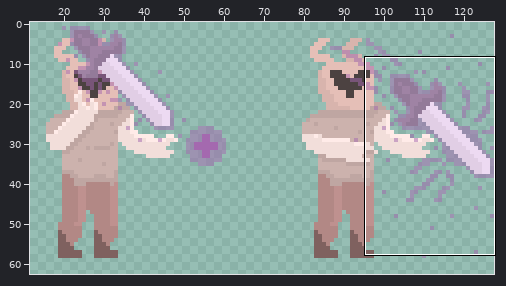
Two versions of one sprite sheet, Deckbuilder/Assets/Resources/Textures/UnitKnightAttack.png. Above, an overview of the earlier version with the close-up marked.
Close-up. The starting point:
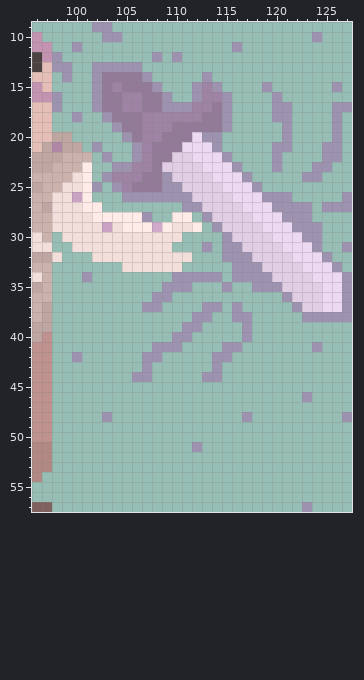
The file is 128x64 pixels. Colours within 5 levels of each other are drawn and written as one. Shown: x 96..127, y 9..57. The wide view leaves out empty margins.
The result:
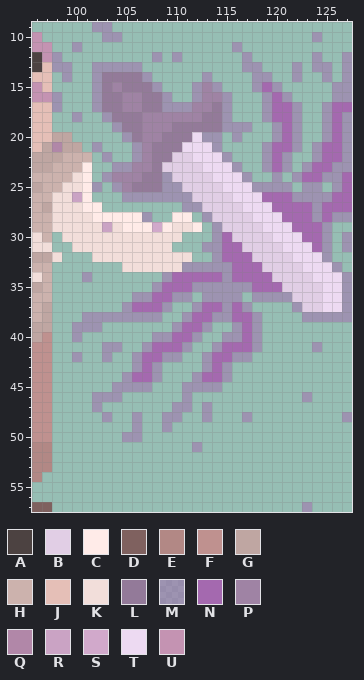
Palette (. is transparent): A #4c4241  B #e1cee5  C #ffebe8  D #7f615f  E #b28885  F #bf918f  G #bfa6a2  H #ccb2ad  J #e5bfb7  K #f2deda  L #937a99  M #a469af80  N #a469af  P #9f83a4  Q #b187a8  R #caa3c4  S #d1a9cb  T #eddaf2  U #c493b2
Change:
y 12: x 117 . -> M; x 124 . -> M; x 127 . -> M
y 13: x 117..118 .. -> MM; x 122 . -> M; x 124..125 .. -> MM; x 127 . -> M
y 14: x 118..119 .. -> MM; x 122 . -> M; x 125 . -> M; x 127 . -> M
y 15: x 118..120 .M. -> MNM; x 127 . -> M
y 16: x 119..121 .M. -> MNM; x 126..127 .. -> MM
y 17: x 119..122 .MM. -> MNNM; x 125..127 .MM -> MNN
y 18: x 119..122 .MM. -> MNNM; x 125..127 .M. -> MNM
y 19: x 116..117 .. -> MM; x 120..122 .M. -> MNM; x 125..127 .M. -> MNM
y 20: x 116 . -> M; x 120..122 .M. -> MNM; x 125..127 .M. -> MNM
y 21: x 119..122 .MM. -> MNNM; x 124..127 .MM. -> MNNM
y 22: x 119..121 .M. -> MNM; x 124..127 .MM. -> MNNM
y 23: x 119..121 .M. -> MNM; x 123..127 .MM.. -> MNNMM
y 24: x 120 . -> M; x 122..127 .MM... -> MNNMMN
y 25: x 119..121 ... -> MMM; x 123..124 .. -> MM; x 126..127 .. -> MN
y 26: x 119..127 MMM.....M -> NNNMMMMNN
y 27: x 120..127 MMMM.MMM -> NNNNMNNN
y 28: x 121..127 MMM.... -> NNNMNMM
y 29: x 122..125 MMM. -> NNNM
y 30: x 114..115 .M -> MN; x 123..125 MM. -> NNM; x 127 . -> M
y 31: x 114..116 .MM -> MNN; x 124..125 M. -> NM
y 32: x 114..117 .MMM -> MNNN
y 33: x 111..118 .....MMM -> MMMMMNNN
y 34: x 109..119 .MMMMM.MMMM -> MNNNNNMNNNN
y 35: x 108..114 .MMM... -> MNNNMMM; x 116..120 ..MMM -> MMNNN
y 36: x 106..111 ..MM.. -> MMNNMM; x 113..116 .... -> MMMM; x 118..120 ... -> MMM
y 37: x 105..109 ..MM. -> MNNNM; x 112..117 .MM.M. -> MNNMNM
y 38: x 101..108 ........ -> MMMMMMMM; x 111..118 .MM..MM. -> MNNMMNNM
y 39: x 100..102 ... -> MMM; x 110..113 .MM. -> MNNM; x 116..118 .M. -> MNM
y 40: x 100 . -> M; x 108..112 ..MM. -> MMNNM; x 115..118 ..M. -> MMNM
y 41: x 103..104 .. -> MM; x 107..111 .MMM. -> MNNNM; x 114..118 .MM.. -> MNNNM
y 42: x 103 . -> M; x 106..110 .MM.. -> MNNMM; x 113..117 .MM.. -> MNNMM
y 43: x 106..108 .M. -> MNM; x 113..115 .M. -> MNM
y 44: x 105..108 .MM. -> MNNM; x 112..115 .MM. -> MNNM
y 45: x 104..107 .... -> MMMM; x 111..114 .... -> MMMM
y 46: x 102..104 ... -> MMM; x 111 . -> M
y 47: x 102 . -> M; x 110..111 .. -> MM; x 113 . -> M
y 48: x 106 . -> M; x 109..110 .. -> MM; x 113 . -> M
y 49: x 106 . -> M; x 109 . -> M
y 50: x 105..106 .. -> MM
Pixel boxes of the changes (left, top, right, bottom) in both close-ups:
changed: (72, 52, 352, 442)
